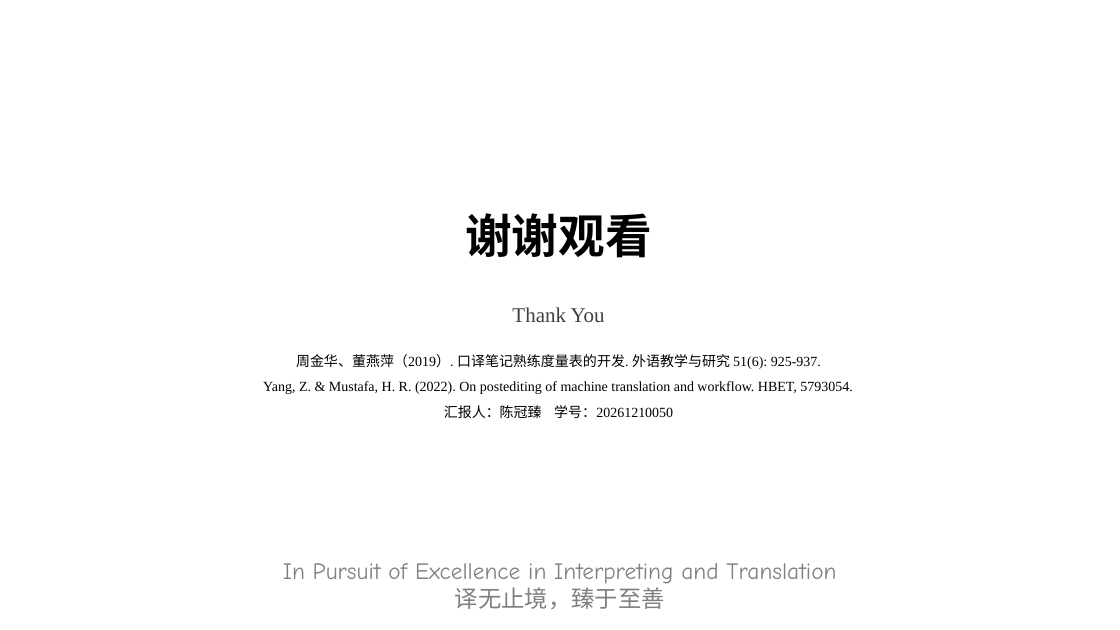
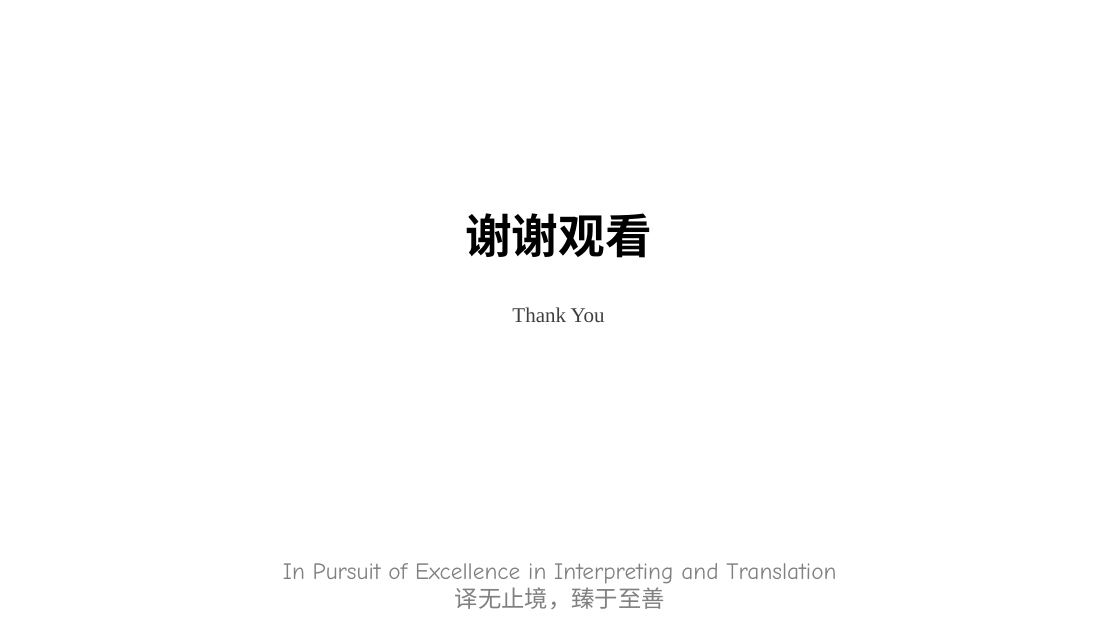
Before and after one commit to CodingGeoff/translation-research-202610, a slide deck: slide 35 of 翻译研究方法/第1组/问卷调查法正反例_v14.pptx (slide 34 before the commit). Drawn at 1120x630 pixels with LibreOffice and Linux fonts; fonts in the diff are those of the drawing; background and template pictures are left out. Boxes give left, top, right and bottom in pixels: in the first picture for what was removed or moved away, otherwise in the second. Text is boxed around its words. In the diff, an @@ line names an element or a change of style, - is before the commit and + after.

Commit message:
fix(翻译研究方法第1组): 字体设置补充a:hAnsi标签并更新问卷法正反例PPT

```diff
--- a/翻译研究方法/第1组/问卷调查法正反例_v14.pptx
+++ b/翻译研究方法/第1组/问卷调查法正反例_v14.pptx
@@ text removed at (263, 354, 852, 418) @@
-周金华、董燕萍（2019）. 口译笔记熟练度量表的开发. 外语教学与研究 51(6): 925-937.
-Yang, Z. & Mustafa, H. R. (2022). On postediting of machine translation and workflow. HBET, 5793054.
-汇报人：陈冠臻 学号：20261210050
```
Also in this commit, not shown: 17 other slides changed, 1 slide added, 20 other files.
